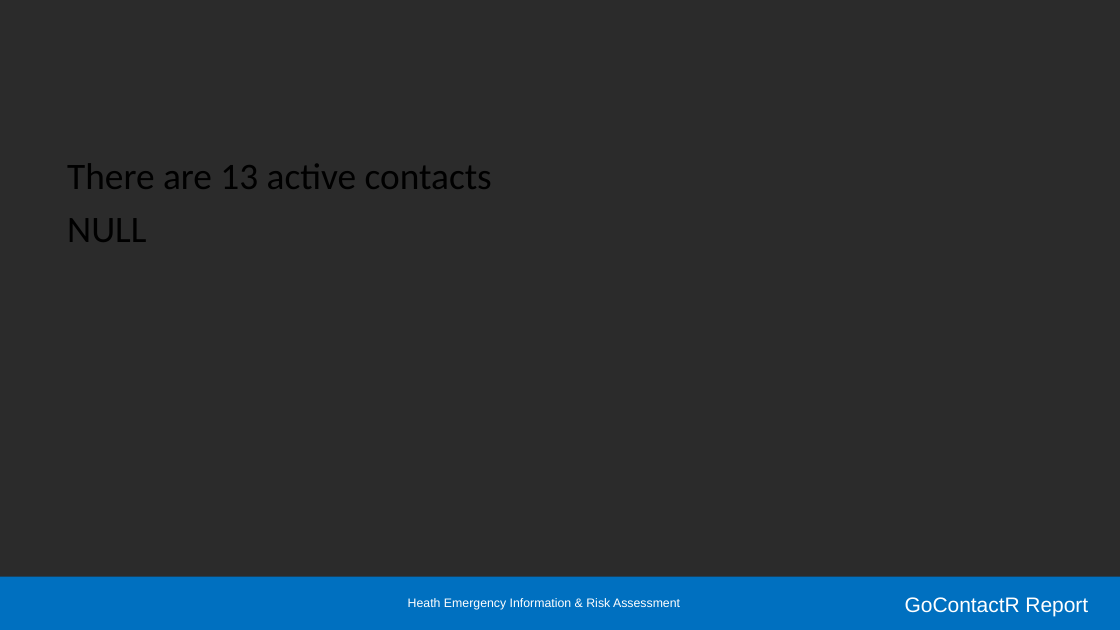
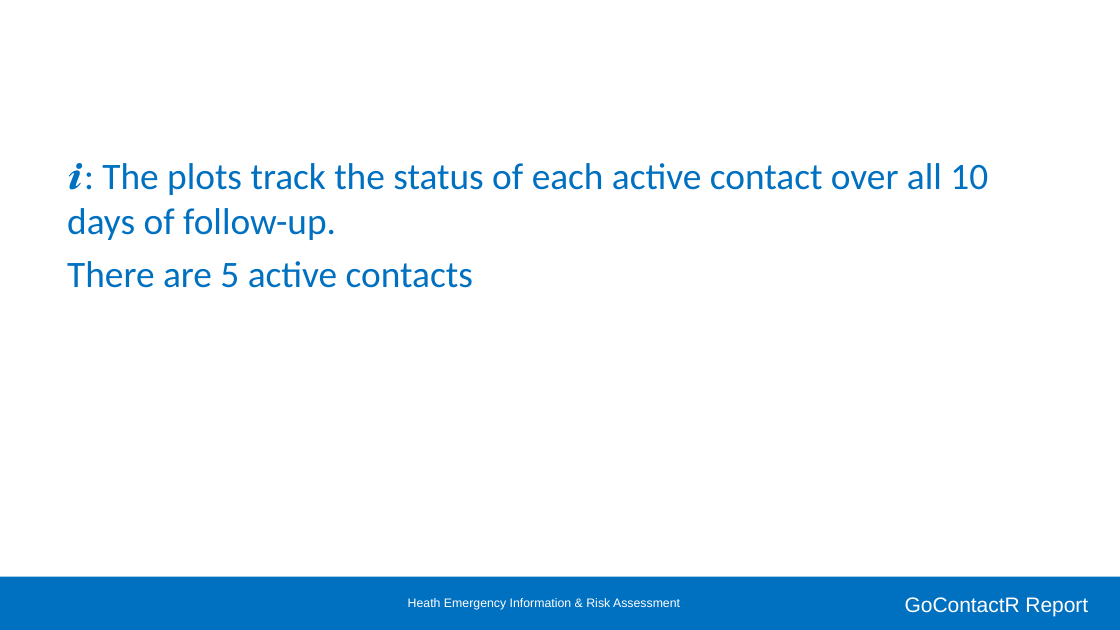
Before and after one commit to kendavidn/GoContactR, a slide deck: slide 27 of markdown/report.pptx (slide 34 before the commit). Drawn at 1120x630 pixels with LibreOffice and Linux fonts; fonts in the diff are those of the drawing; background and template pictures are left out; a plain dark background stands for a picture behind light text. Boxes give left, top, right and bottom in pixels: in the first picture for what was removed or moved away, otherwise in the second. Text is boxed around its words. In the diff, an @@ line names an element or a change of style, - is before the commit and + after.

```diff
--- a/markdown/report.pptx
+++ b/markdown/report.pptx
@@ background picture (left out) to #FFFFFF @@
@@ text at (67,163,988,288): text changed; text colour #000000 to #0070C0 @@
-There are 13 active contacts
-NULL
+ℹ: The plots track the status of each active contact over all 10 days of follow-up.
+There are 5 active contacts
```
Also in this commit, not shown: 23 other slides changed, 9 slides added, 13 slides removed, 35 other files.
